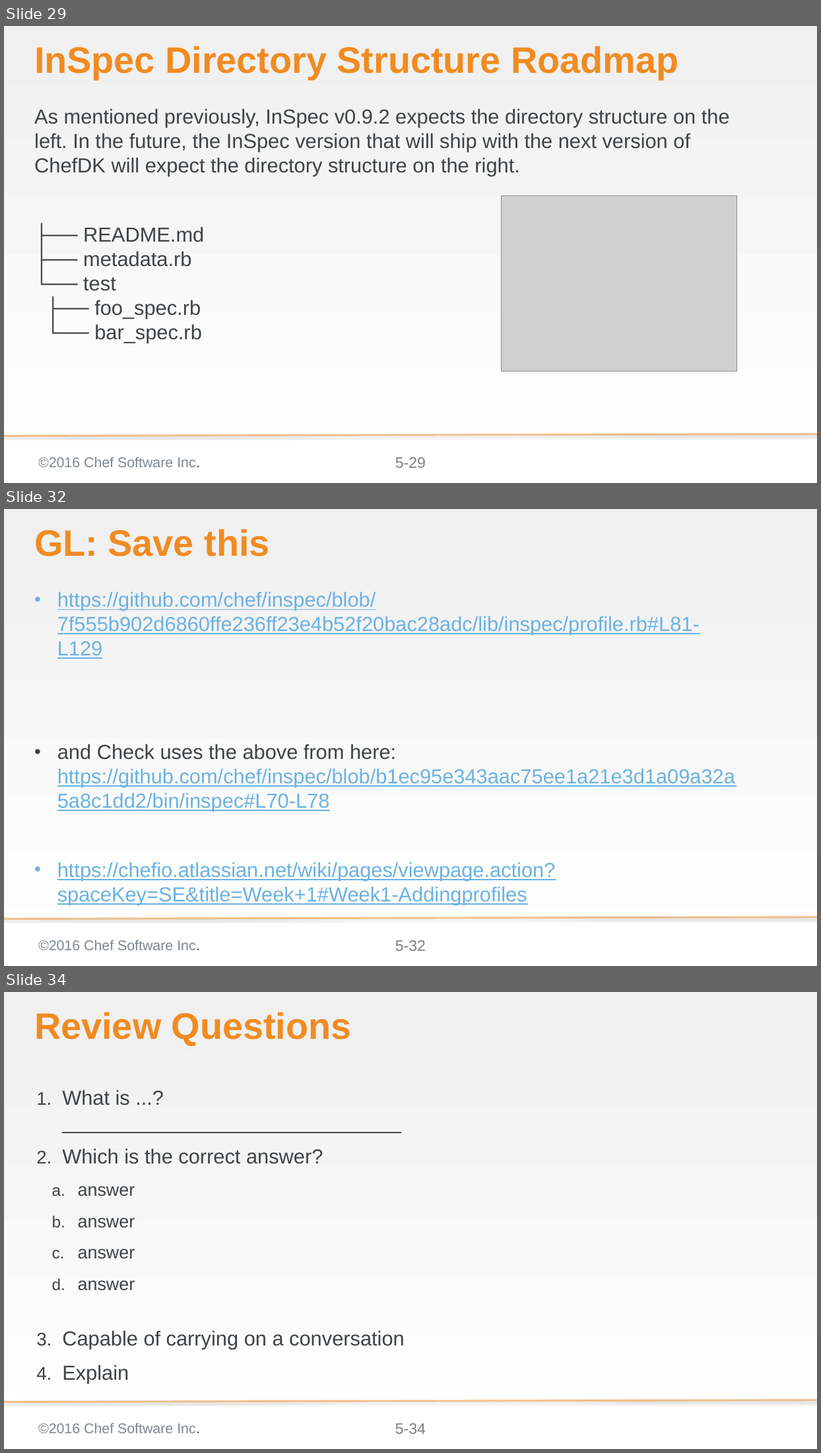
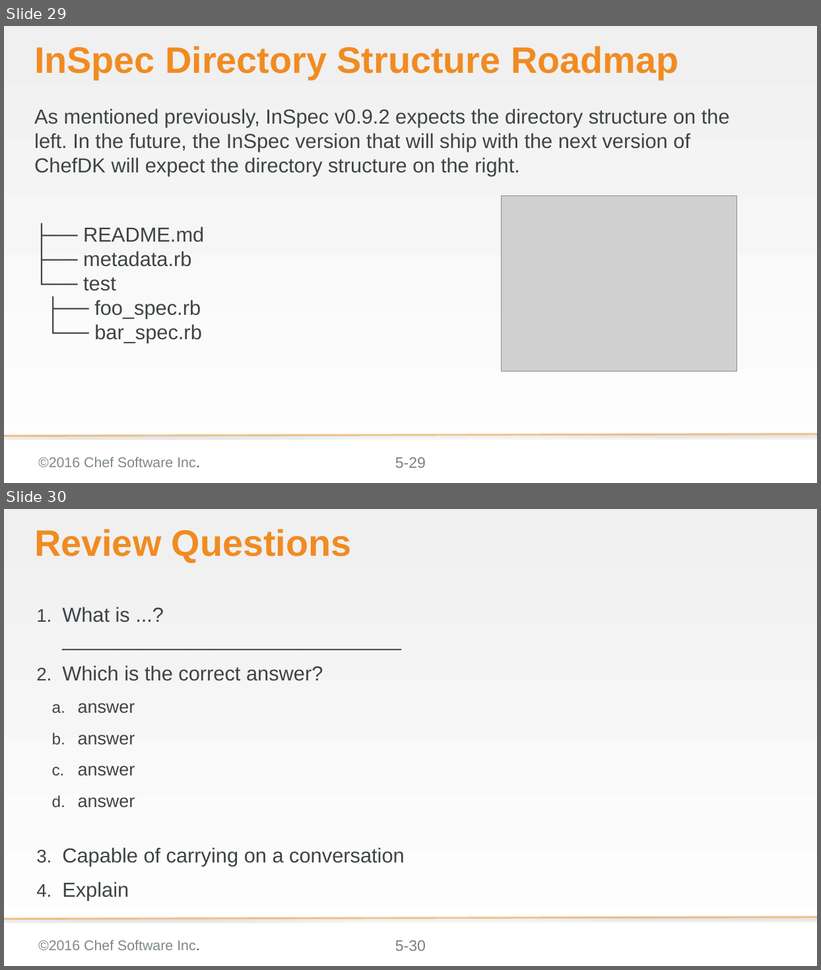
Before and after one commit to bchamby/chef-compliance-installation-configuration-operation, a slide deck: 05-creating-custom-profiles.pptx. Shown one above the other, each under a label of ours: slides 29, 32 and 34 before the commit, slides 29 and 30 after it; the slides between them are not shown. The pictures are 821x1453 and 821x970 pixels, drawn with LibreOffice and Linux fonts; fonts in the diff are those of the drawing; grey boxes stand for pictures; background and template pictures are left out. Boxes give left, top, right and bottom in pixels: in the first picture for what was removed or moved away, otherwise in the second. Text is boxed around its words. In the diff, an @@ line names an element or a change of style, - is before the commit and + after.

Commit message:
05-creating-custom-profiles removed unneccessary slides at end

```diff
--- a/05-creating-custom-profiles.pptx
+++ b/05-creating-custom-profiles.pptx
@@ slide 32 removed at (4,509,817,966), background gradient #F0F0F0 to #FFFFFF; not listed: 3 template elements that a slide beside it also shows @@
@@ title removed at (34,529,269,557) @@
-GL: Save this
@@ text removed at (57,591,735,906) @@
-• https://github.com/chef/inspec/blob/7f555b902d6860ffe236ff23e4b52f20bac28adc/lib/inspec/profile.rb#L81-L129
-• and Check uses the above from here:
-  https://github.com/chef/inspec/blob/b1ec95e343aac75ee1a21e3d1a09a32a5a8c1dd2/bin/inspec#L70-L78
-• https://chefio.atlassian.net/wiki/pages/viewpage.action?spaceKey=SE&title=Week+1#Week1-Addingprofiles
@@ what was slide 34 is now slide 30 @@
@@ page number at (395,941,426,951): text changed @@
-5-34
+5-30
```
Also in this commit, not shown: 2 slides changed, 3 other slides removed.
